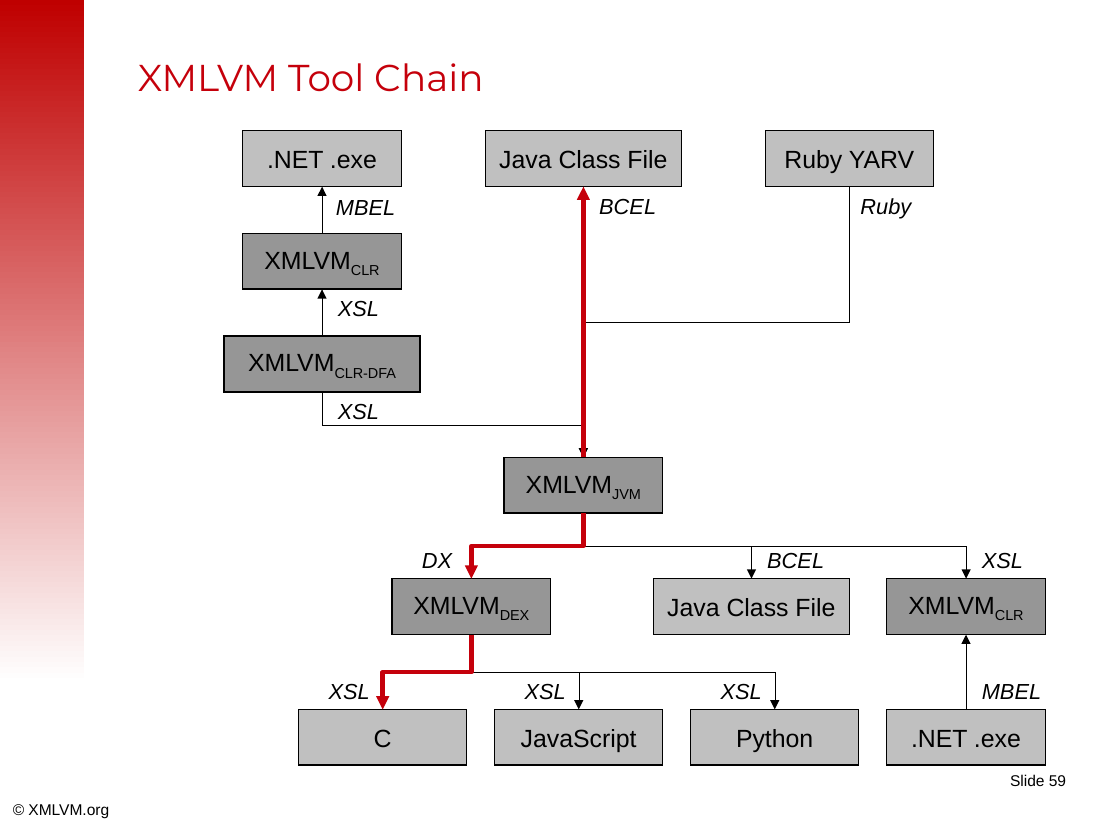
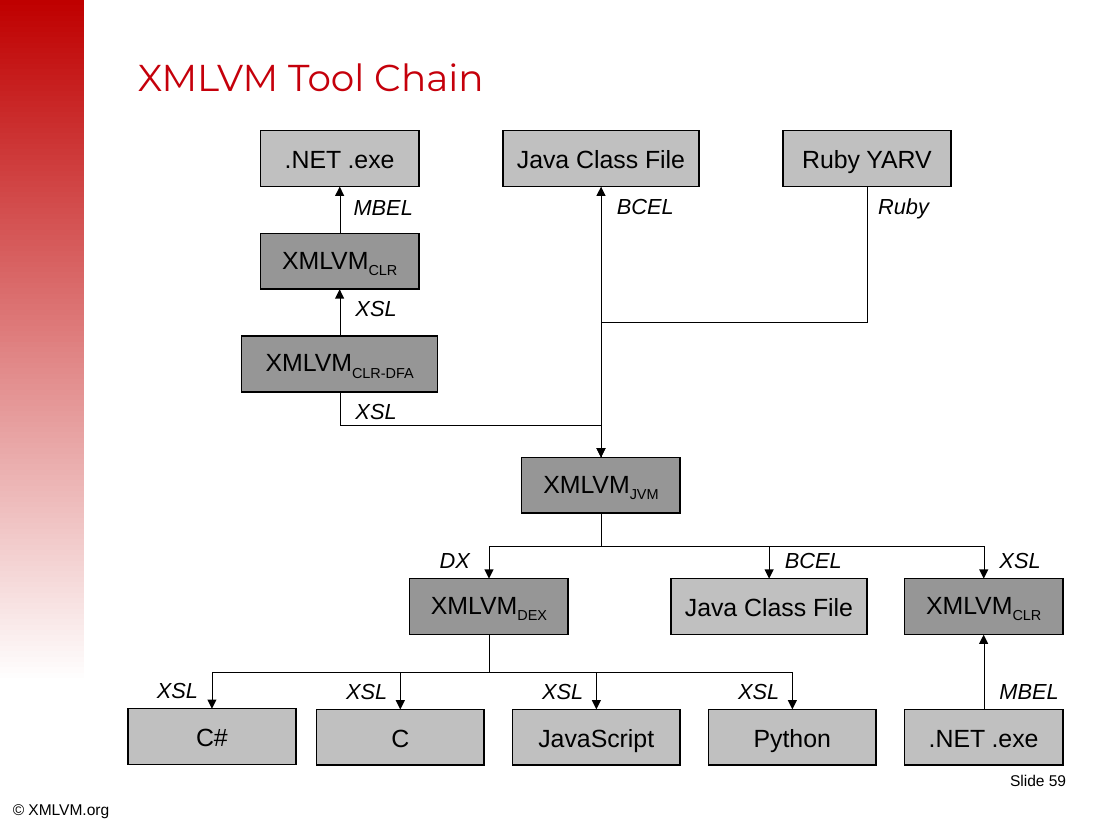
Before and after one commit to tisoft/xmlvm, a slide deck: slide 59 of doc/slides/android2iphone-master.odp. Drawn at 1120x840 pixels with LibreOffice and Linux fonts; fonts in the diff are those of the drawing; background and template pictures are left out. Boxes give left, top, right and bottom in pixels: in the first picture for what was removed or moved away, otherwise in the second. Text is boxed around its words. In the diff, an @@ line names an element or a change of style, - is before the commit and + after.

```diff
--- a/doc/slides/android2iphone-master.odp
+++ b/doc/slides/android2iphone-master.odp
@@ 9 texts, 6 rectangles: place and size @@
-9 texts, 6 rectangles at box(224, 131, 1041, 699)
+9 texts, 6 rectangles at box(242, 131, 1058, 699)
@@ elbow arrow (601, 457) - (601, 187): stroke #C5000B 2.83 pt to #000000 0 pt @@
@@ elbow arrow (601, 513) - (489, 579): stroke #C5000B 2.83 pt to #000000 0 pt @@
@@ elbow arrow added from (489, 635) to (212, 709), #000000 0 pt @@
@@ 12 elbow arrows, 7 rectangles, 3 texts: place and size @@
-12 elbow arrows, 7 rectangles, 3 texts at box(243, 131, 1046, 765)
+12 elbow arrows, 7 rectangles, 3 texts at box(260, 131, 1063, 765)
@@ elbow arrow (489, 635) - (400, 709): stroke #C5000B 2.83 pt to #000000 0 pt @@
@@ text added at box(157, 682, 198, 699), 14 pt, text #000000, italic @@
+XSL
@@ rectangle added at box(128, 709, 296, 765), fill #C0C0C0, outline #000000 0.99 pt, 16 pt, text #000000 @@
+C#
```
Also in this commit, not shown: 20 other slides changed, 4 slides added, 1 slide removed.
